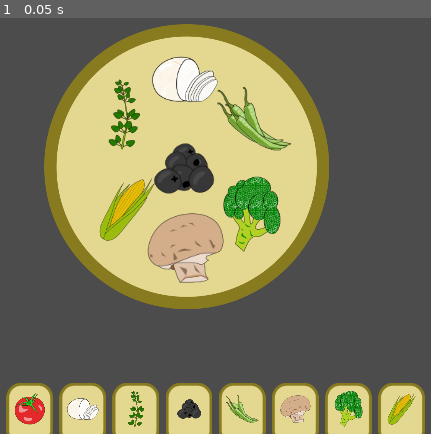
Above: before the commit, frame 1.
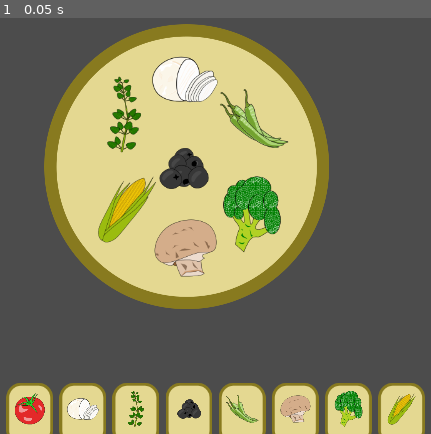
Above: after the commit, the same moment.

Repository: kaiec/pizzacheck
Game: Godot game, scene res://Game.tscn
Same seed, same stepped clock (60 frames per second), same inputs: the game is played once before the commit and once after it. The engine's default icon, where the game draws it, is replaced by a stand-in: a white triangle on a blue panel in a dark square.
Inputs:
- Up to frame 1 (0.05 s): no input

The runs differ from the first frame. In frame 1, 3.1% of the frame differs, in the area x 22-68%, y 13-64%.

Commit message:
Deactivate scaling

Diff:
--- a/Plate.gd
+++ b/Plate.gd
@@ -19,7 +19,7 @@
 			continue
 		v.position = $positions.get_child(posnos.pop_back()).position
 		var scale = rand_range(0.7, 1.25)
-		v.scale = Vector2(scale, scale)
+		#v.scale = Vector2(scale, scale)
 		#v.set_material(outline_material)
 		v.show()
 
@@ -28,8 +28,3 @@
 func _ready():
 	$vegetables.show()
 	shuffle()
-
-
-# Called every frame. 'delta' is the elapsed time since the previous frame.
-#func _process(delta):
-#	pass
